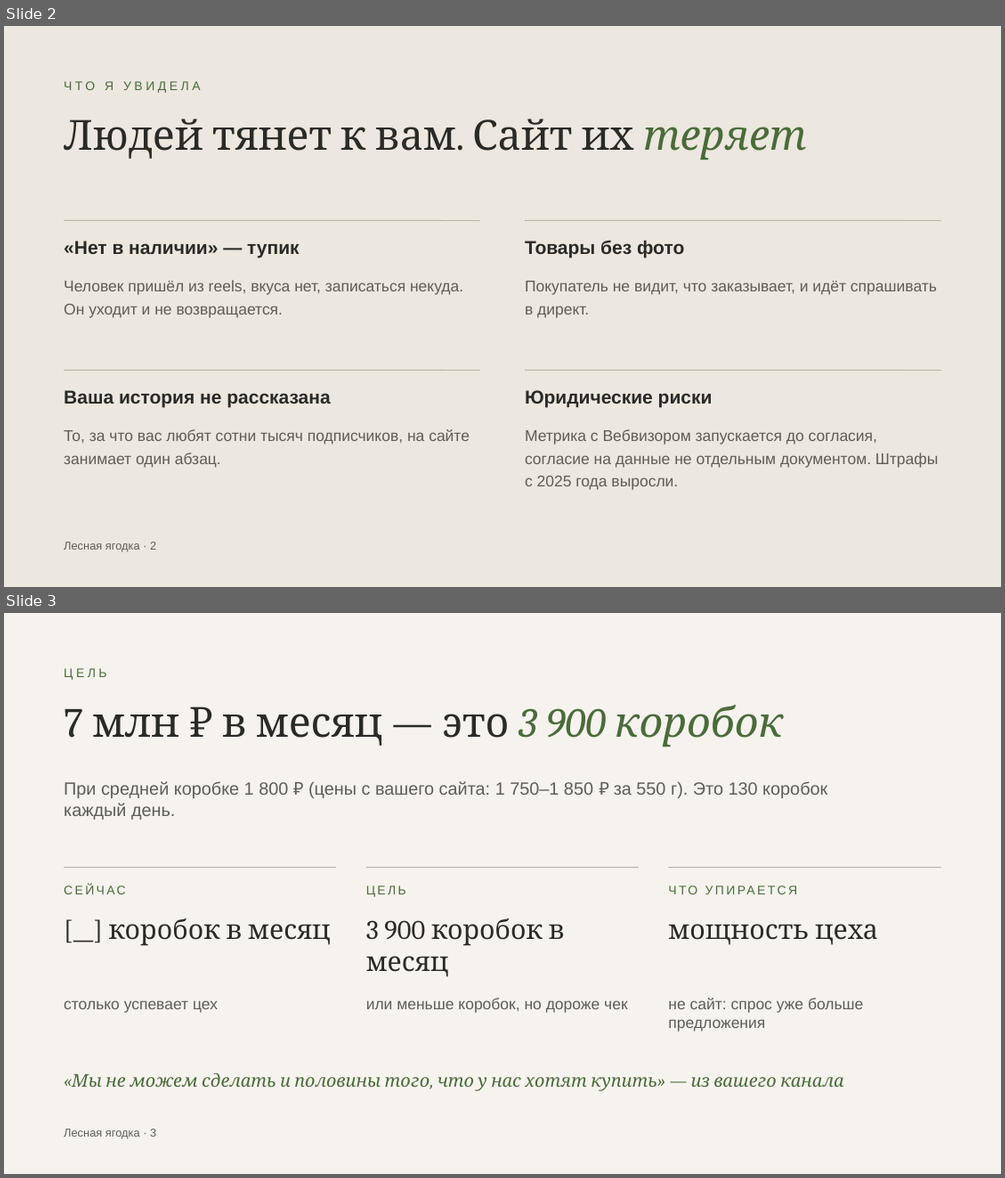
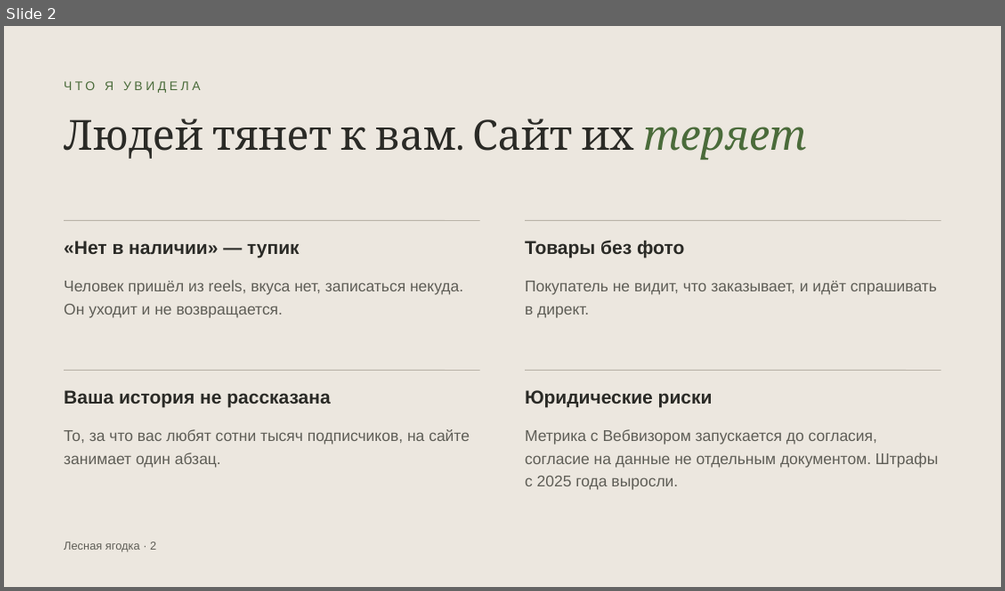
Before and after one commit to ellischment/svoya_ferma, a slide deck: docs/preview/lesnaya-yagodka-predlozhenie.pptx. Shown one above the other, each under a label of ours: slides 2 and 3 before the commit, slide 2 after it. The pictures are 1005x1178 and 1005x591 pixels, drawn with LibreOffice and Linux fonts; fonts in the diff are those of the drawing. Boxes give left, top, right and bottom in pixels: in the first picture for what was removed or moved away, otherwise in the second. Text is boxed around its words. In the diff, an @@ line names an element or a change of style, - is before the commit and + after.

```diff
--- a/docs/preview/lesnaya-yagodka-predlozhenie.pptx
+++ b/docs/preview/lesnaya-yagodka-predlozhenie.pptx
@@ slide 3 removed at (x1=4, y1=613, x2=1001, y2=1174), background #F6F3EE @@
@@ text removed at (x1=64, y1=668, x2=107, y2=680) @@
-ЦЕЛЬ
@@ text removed at (x1=64, y1=705, x2=784, y2=747) @@
-7 млн ₽ в месяц — это 3 900 коробок
@@ text removed at (x1=64, y1=781, x2=827, y2=819) @@
-При средней коробке 1 800 ₽ (цены с вашего сайта: 1 750–1 850 ₽ за 550 г). Это 130 коробок каждый день.
@@ line removed from (64, 868) to (336, 868) @@
@@ line removed from (366, 868) to (639, 868) @@
@@ line removed from (669, 868) to (941, 868) @@
@@ text removed at (x1=64, y1=884, x2=126, y2=894) @@
-СЕЙЧАС
@@ text removed at (x1=366, y1=885, x2=406, y2=897) @@
-ЦЕЛЬ
@@ text removed at (x1=669, y1=882, x2=941, y2=908) @@
-ЧТО УПИРАЕТСЯ
@@ text removed at (x1=109, y1=918, x2=331, y2=946) @@
-[__] коробок в месяц
@@ text removed at (x1=366, y1=918, x2=565, y2=977) @@
-3 900 коробок в месяц
@@ text removed at (x1=668, y1=924, x2=878, y2=945) @@
-мощность цеха
@@ text removed at (x1=64, y1=1000, x2=218, y2=1013) @@
-столько успевает цех
@@ text removed at (x1=366, y1=997, x2=627, y2=1013) @@
-или меньше коробок, но дороже чек
@@ text removed at (x1=668, y1=997, x2=863, y2=1031) @@
-не сайт: спрос уже больше предложения
@@ text removed at (x1=72, y1=1072, x2=843, y2=1091) @@
-«Мы не можем сделать и половины того, что у нас хотят купить» — из вашего канала
@@ text removed at (x1=64, y1=1128, x2=156, y2=1139) @@
-Лесная ягодка · 3
```
Also in this commit, not shown: 2 slides changed, 3 slides added, 2 other slides removed.
